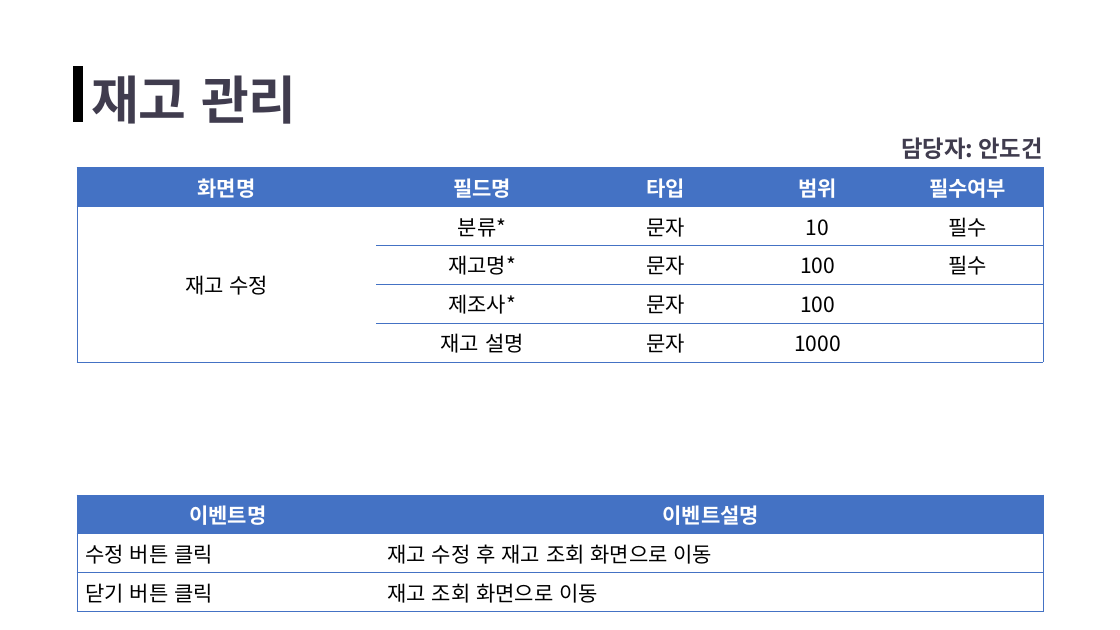
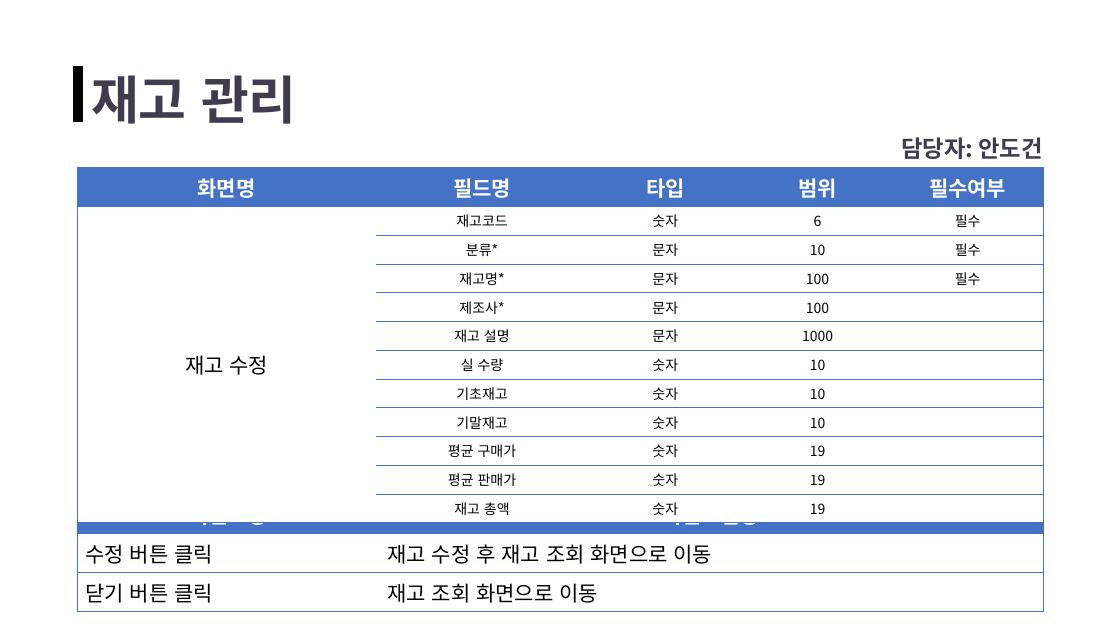
Before and after one commit to ppodong-bro/Team_OB, a slide deck: slide 9 of 분석자료/화면설계서(초안)_재고 관리.pptx (slide 8 before the commit). Drawn at 1120x630 pixels with LibreOffice and Linux fonts; fonts in the diff are those of the drawing. Boxes give left, top, right and bottom in pixels: in the first picture for what was removed or moved away, otherwise in the second. Text is boxed around its words. In the diff, an @@ line names an element or a change of style, - is before the commit and + after.

Commit message:
화면설계 재고 Update
화면설계 재고 Update

```diff
--- a/분석자료/화면설계서(초안)_재고 관리.pptx
+++ b/분석자료/화면설계서(초안)_재고 관리.pptx
@@ table at (77, 168, 1043, 607) @@
-row 2: 재고 수정 | 분류* | 문자 | 10 | 필수
+row 2: 재고 수정 | 재고코드 | 숫자 | 6 | 필수
+row 3:  | 분류* | 문자 | 10 | 필수
+row 7:  | 실 수량 | 숫자 | 10 | 
+row 8:  | 기초재고 | 숫자 | 10 | 
+row 9:  | 기말재고 | 숫자 | 10 | 
+row 10:  | 평균 구매가 | 숫자 | 19 | 
+row 11:  | 평균 판매가 | 숫자 | 19 | 
+row 12:  | 재고 총액 | 숫자 | 19 | 
```
Also in this commit, not shown: 3 other slides changed, 1 slide added, 1 other file.
